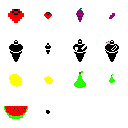
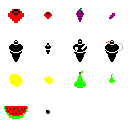
Layered file, before and after one edit (128px x 128px). Changes by layer:
painted on "Background" over [111, 43, 123, 51]
